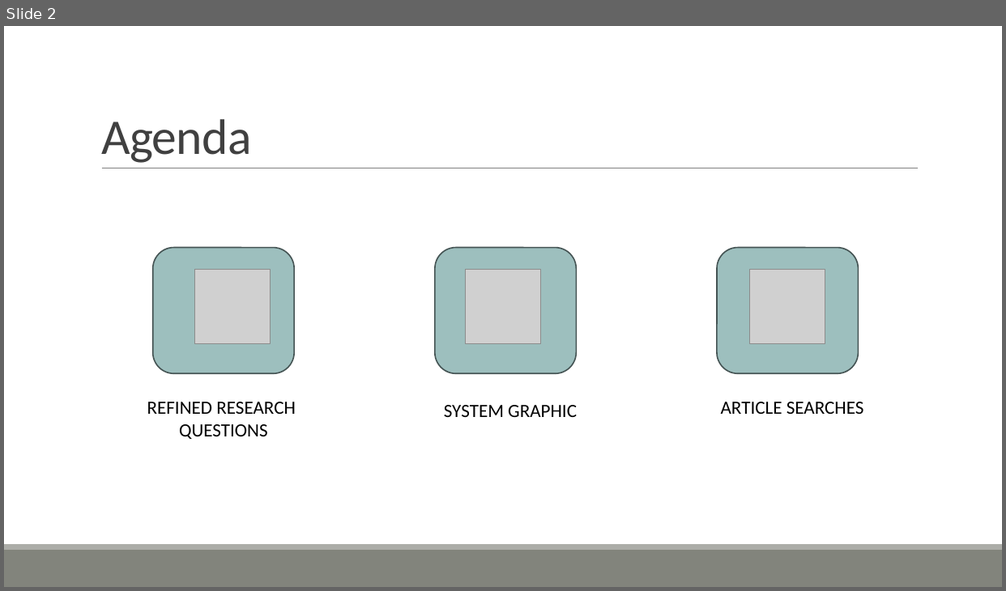
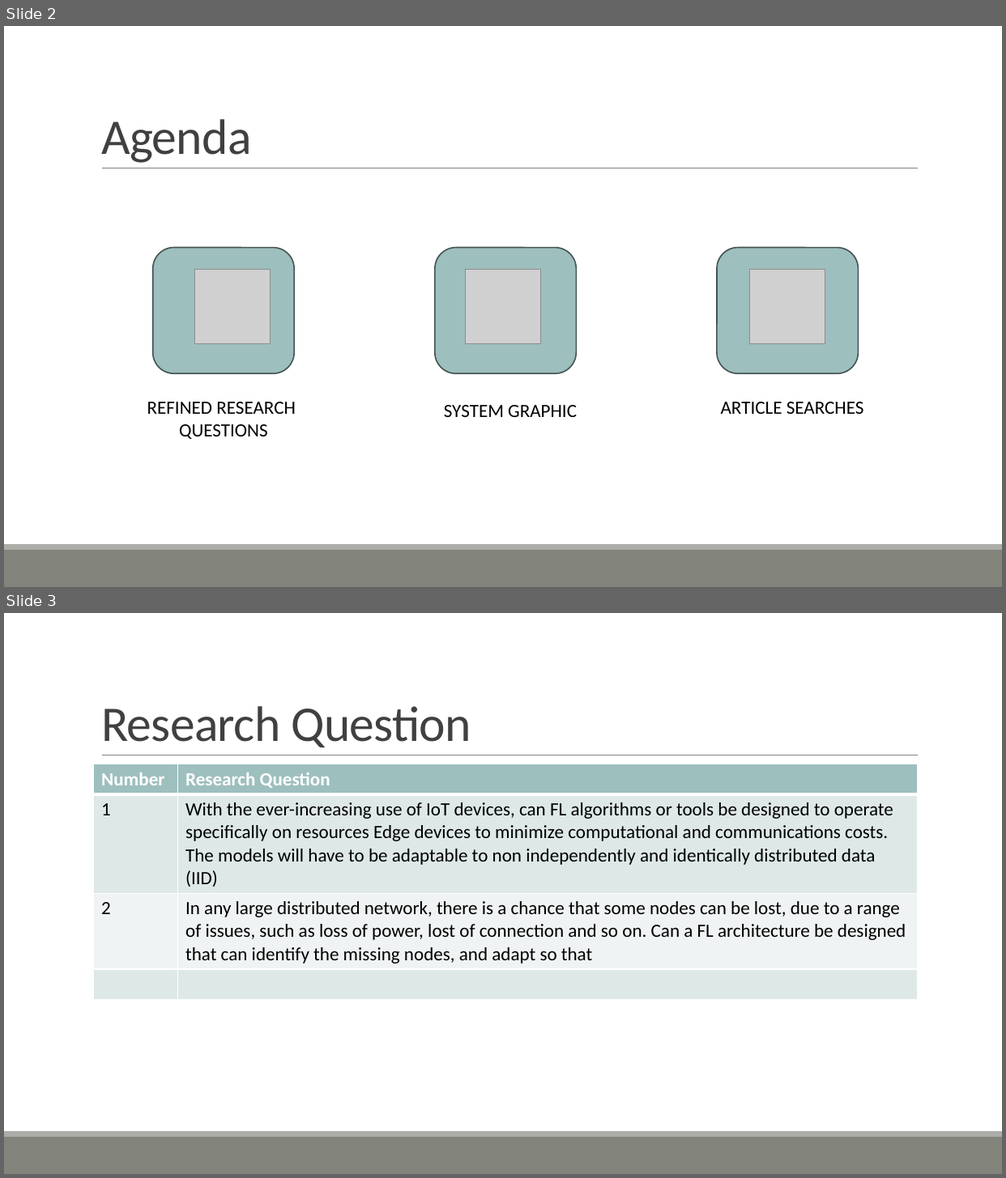
Before and after one commit to ofithcheallaigh/phd, a slide deck: Presentations/Supervisor Meetings/2024/Upcoming Meeting.pptx. Shown one above the other, each under a label of ours: slide 2 before the commit, slides 2 and 3 after it. The pictures are 1006x591 and 1006x1178 pixels, drawn with LibreOffice and Linux fonts; fonts in the diff are those of the drawing; grey boxes stand for pictures. Boxes give left, top, right and bottom in pixels: in the first picture for what was removed or moved away, otherwise in the second. Text is boxed around its words. In the diff, an @@ line names an element or a change of style, - is before the commit and + after.

```diff
--- a/Presentations/Supervisor Meetings/2024/Upcoming Meeting.pptx
+++ b/Presentations/Supervisor Meetings/2024/Upcoming Meeting.pptx
@@ slide 3 added at (4, 613, 1002, 1174), background #FFFFFF; not listed: 3 template elements that a slide beside it also shows @@
@@ title added at (101, 706, 471, 747), 48 pt, text #404040 @@
+Research Question
@@ table added at (94, 764, 918, 997), 4 rows, 2 columns @@
+Number | Research Question
+1 | With the ever-increasing use of IoT devices, can FL algorithms or tools be designed to operate specifically on resources Edge devices to minimize computational and communications costs. The models will have to be adaptable to non independently and identically distributed data (IID)
+2 | In any large distributed network, there is a chance that some nodes can be lost, due to a range of issues, such as loss of power, lost of connection and so on. Can a FL architecture be designed that can identify the missing nodes, and adapt so that
+ | 
```
Also in this commit, not shown: 4 slides removed.
